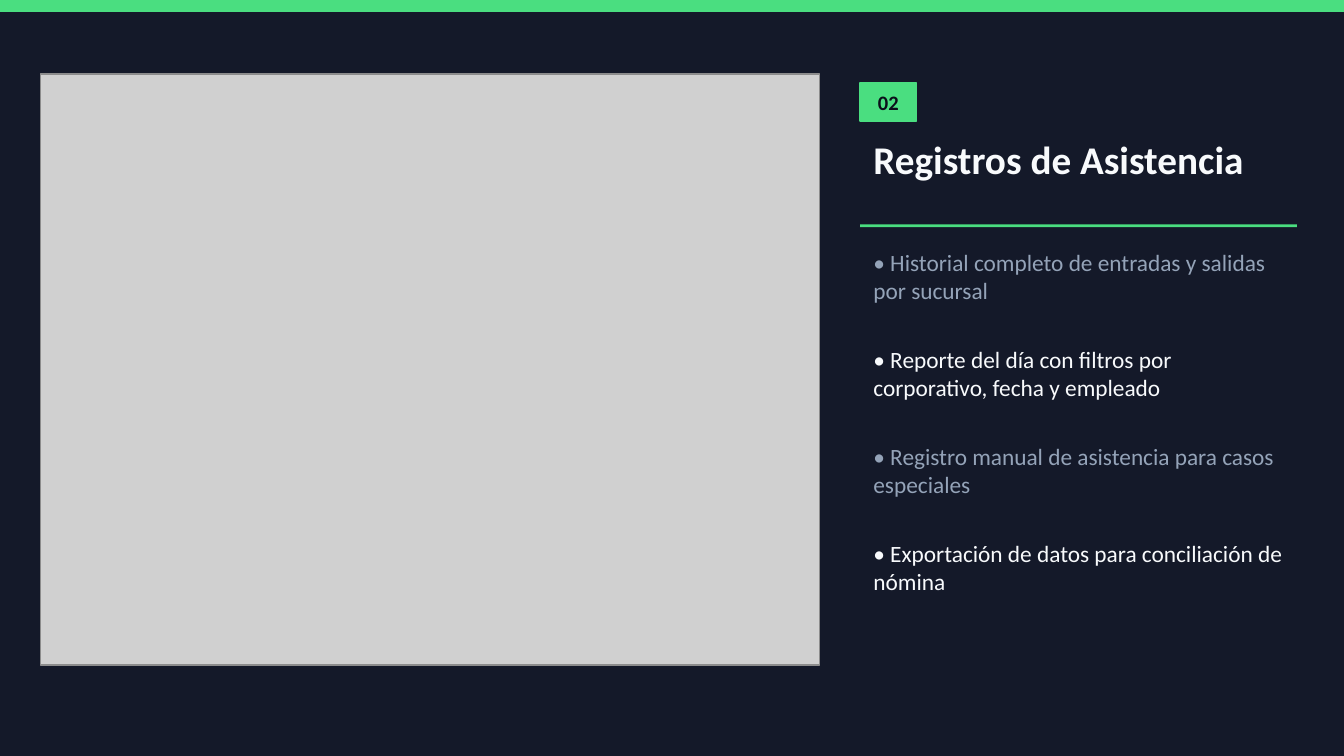
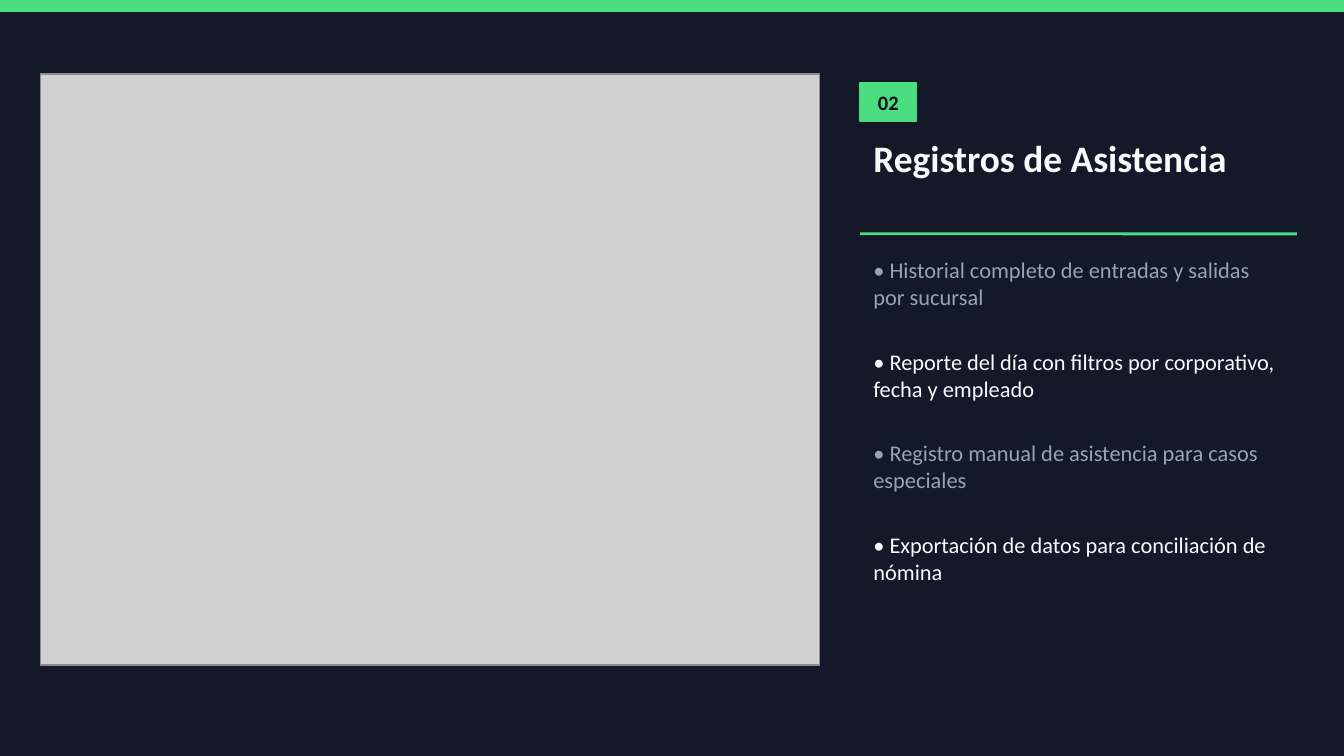
Before and after one commit to Joserra151088/kronos, a slide deck: slide 4 of docs/KronOS_Maquetas_Ejecutiva_2026.pptx. Drawn at 1344x756 pixels with LibreOffice and Linux fonts; fonts in the diff are those of the drawing; grey boxes stand for pictures. Boxes give left, top, right and bottom in pixels: in the first picture for what was removed or moved away, otherwise in the second. Text is boxed around its words. In the diff, an @@ line names an element or a change of style, - is before the commit and + after.

```diff
--- a/docs/KronOS_Maquetas_Ejecutiva_2026.pptx
+++ b/docs/KronOS_Maquetas_Ejecutiva_2026.pptx
@@ text "Registros de Asistencia" at box(873, 145, 1227, 179): size 21 to 20 pt @@
@@ line moved from (860, 226) - (1297, 226) to (860, 234) - (1297, 234) @@
@@ text "• Historial completo de entradas ...": place and size @@
-text "• Historial completo de entradas ..." at box(873, 255, 1265, 303)
+text "• Historial completo de entradas ..." at box(873, 262, 1249, 309)
@@ size 12.5 to 12 pt in 4 elements at box(873, 354, 1275, 401), box(873, 445, 1257, 492), box(873, 262, 1249, 309), box(873, 537, 1266, 580) @@
@@ text "• Exportación de datos para ...": place and size @@
-text "• Exportación de datos para ..." at box(873, 545, 1282, 590)
+text "• Exportación de datos para ..." at box(873, 537, 1266, 580)
```
Also in this commit, not shown: 12 other slides changed, 1 other file.
